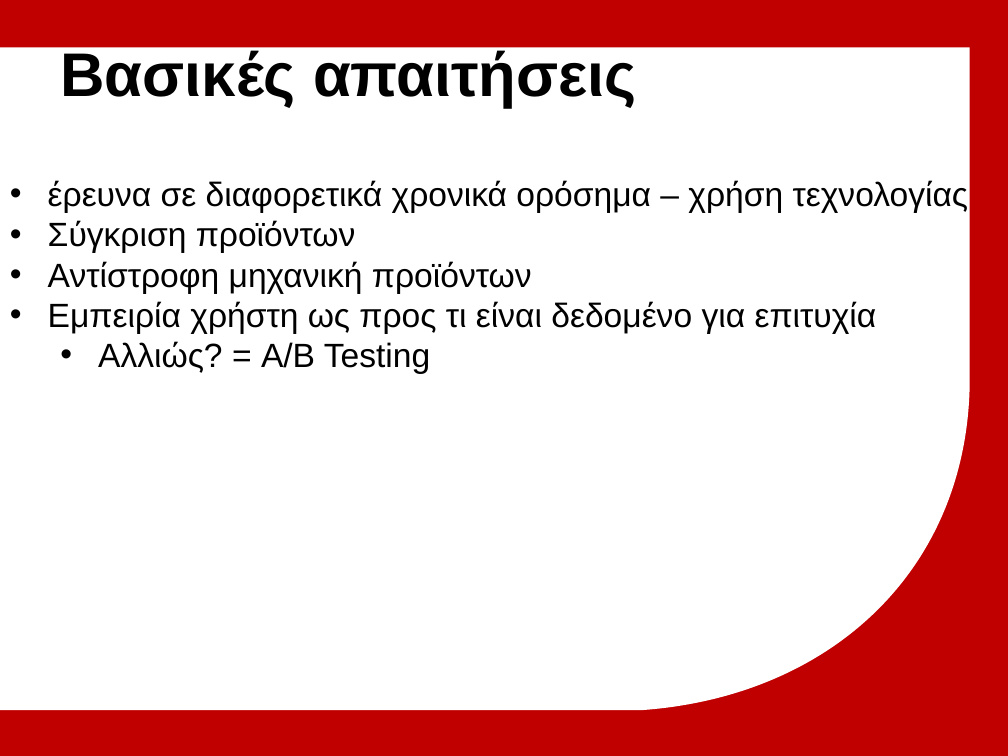
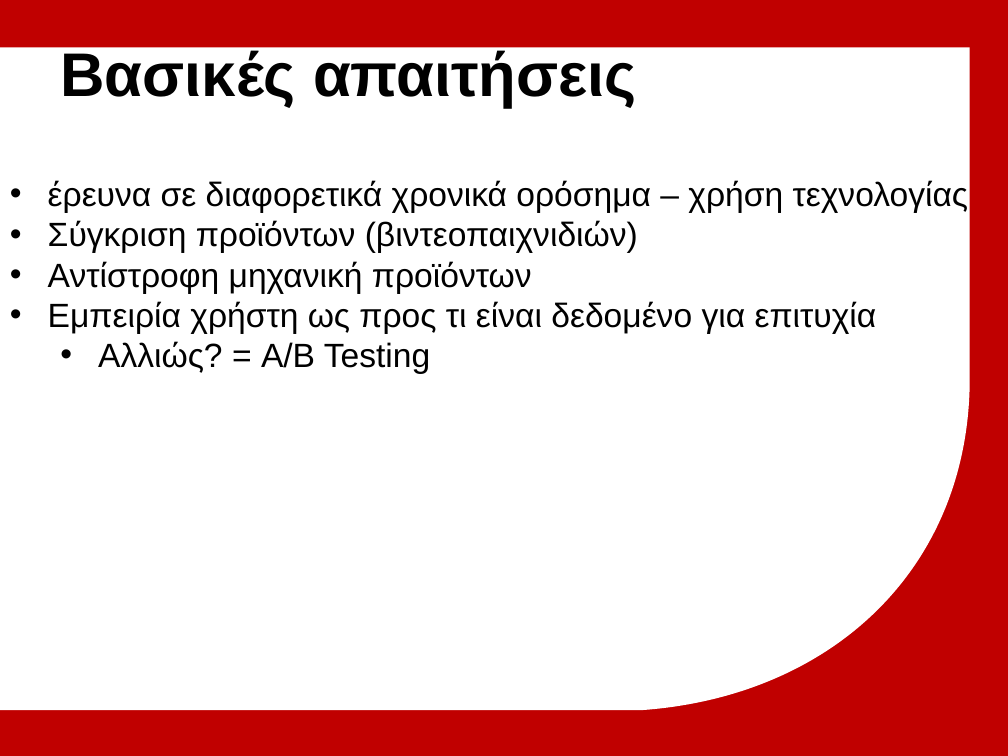
Before and after one commit to michailmarkou1995/BSc-Computer-Science-Projects, a slide deck: slide 23 of MENTAL WEALTH PROFESSIONAL LIFE 3 (PROJECT) (CN6000)/Research_Thesis_Main/Μητροπολιτικό Κολλέγιο_ΣΕΚΦ[Μιχαηλ Μαρκου] Advanced multiplayer game mechanics.pptx (slide 22 before the commit). Drawn at 1008x756 pixels with LibreOffice and Linux fonts; fonts in the diff are those of the drawing; background and template pictures are left out. Boxes give left, top, right and bottom in pixels: in the first picture for what was removed or moved away, otherwise in the second. Text is boxed around its words. In the diff, an @@ line names an element or a change of style, - is before the commit and + after.

```diff
--- a/MENTAL WEALTH PROFESSIONAL LIFE 3 (PROJECT) (CN6000)/Research_Thesis_Main/Μητροπολιτικό Κολλέγιο_ΣΕΚΦ[Μιχαηλ Μαρκου] Advanced multiplayer game mechanics.pptx
+++ b/MENTAL WEALTH PROFESSIONAL LIFE 3 (PROJECT) (CN6000)/Research_Thesis_Main/Μητροπολιτικό Κολλέγιο_ΣΕΚΦ[Μιχαηλ Μαρκου] Advanced multiplayer game mechanics.pptx
@@ text at <box>48,220,638,253</box>: text changed @@
-• Σύγκριση προϊόντων
+• Σύγκριση προϊόντων (βιντεοπαιχνιδιών)
```
Also in this commit, not shown: 1 slide added, 2 other files.
